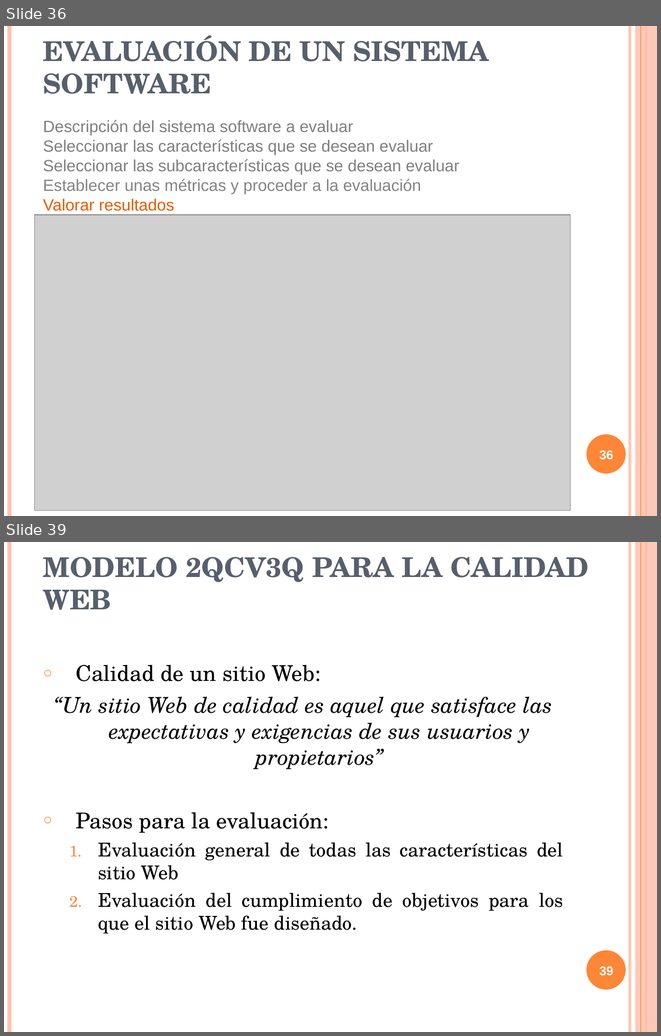
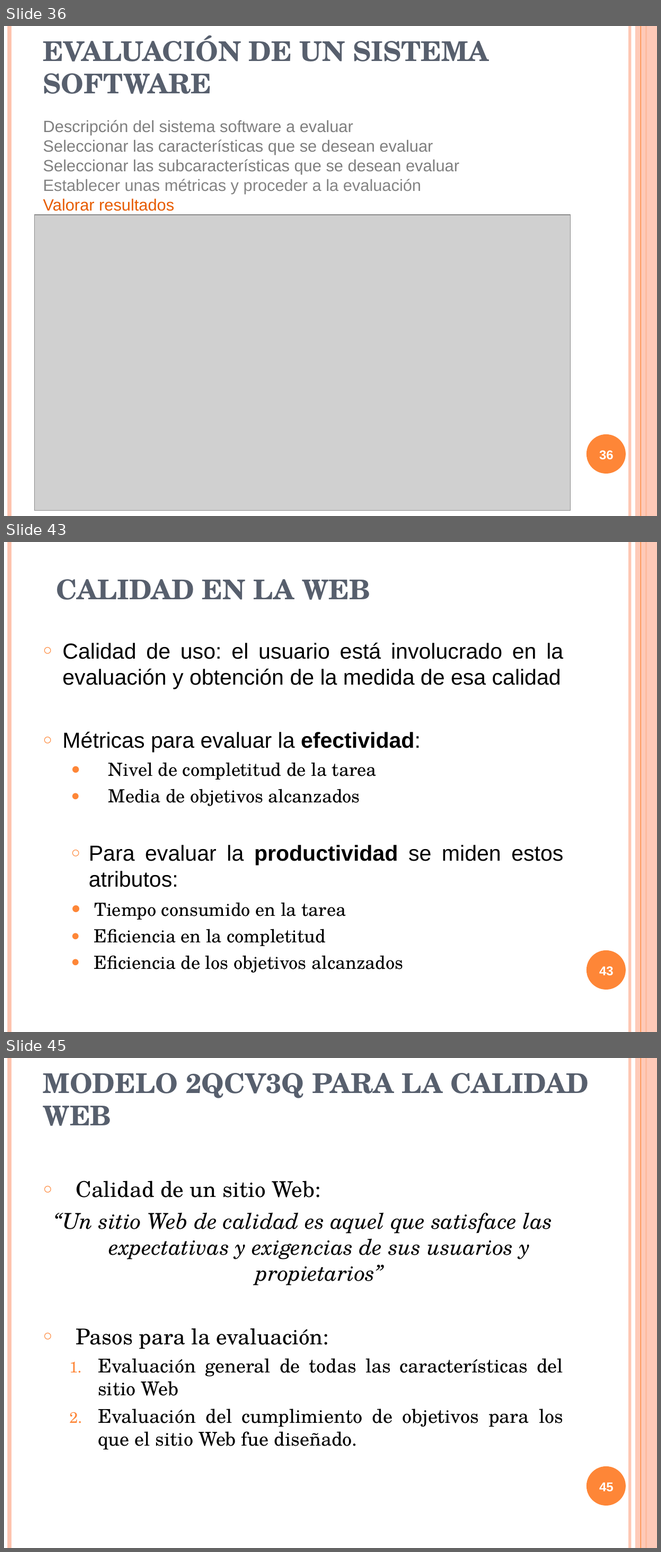
Before and after one commit to txedo/isi-auditoria, a slide deck: calidad/Trabajo/presentacion/presentacionCalidad.ppt. Shown one above the other, each under a label of ours: slides 36 and 39 before the commit, slides 36, 43 and 45 after it; the slides between them are not shown. The pictures are 661x1036 and 661x1552 pixels, drawn with LibreOffice and Linux fonts; fonts in the diff are those of the drawing; grey boxes stand for pictures. Boxes give left, top, right and bottom in pixels: in the first picture for what was removed or moved away, otherwise in the second. Text is boxed around its words. In the diff, an @@ line names an element or a change of style, - is before the commit and + after.

```diff
--- a/calidad/Trabajo/presentacion/presentacionCalidad.ppt
+++ b/calidad/Trabajo/presentacion/presentacionCalidad.ppt
@@ slide 43 added at [4, 542, 657, 1032], background #FFFFFF; not listed: 6 template elements that a slide beside it also shows @@
@@ text added at [56, 579, 370, 600], 30 pt, text #575F6D, bold @@
+CALIDAD EN LA WEB
@@ text added at [62, 642, 563, 972], 24 pt, text #000000 @@
+○ Calidad de uso: el usuario está involucrado en la evaluación y obtención de la medida de esa calidad
+○ Métricas para evaluar la efectividad:
+  ● Nivel de completitud de la tarea
+  ● Media de objetivos alcanzados
+  ○ Para evaluar la productividad se miden estos atributos:
+  ● Tiempo consumido en la tarea
+  ● Eficiencia en la completitud
+  ● Eficiencia de los objetivos alcanzados
@@ page number added at [599, 966, 614, 976], 14 pt, text #FFFFFF, bold @@
+43
@@ what was slide 39 is now slide 45 @@
@@ page number at [599, 1482, 614, 1492]: text changed @@
-39
+45
```
Also in this commit, not shown: 10 slides changed, 6 other slides added, 1 slide removed.
